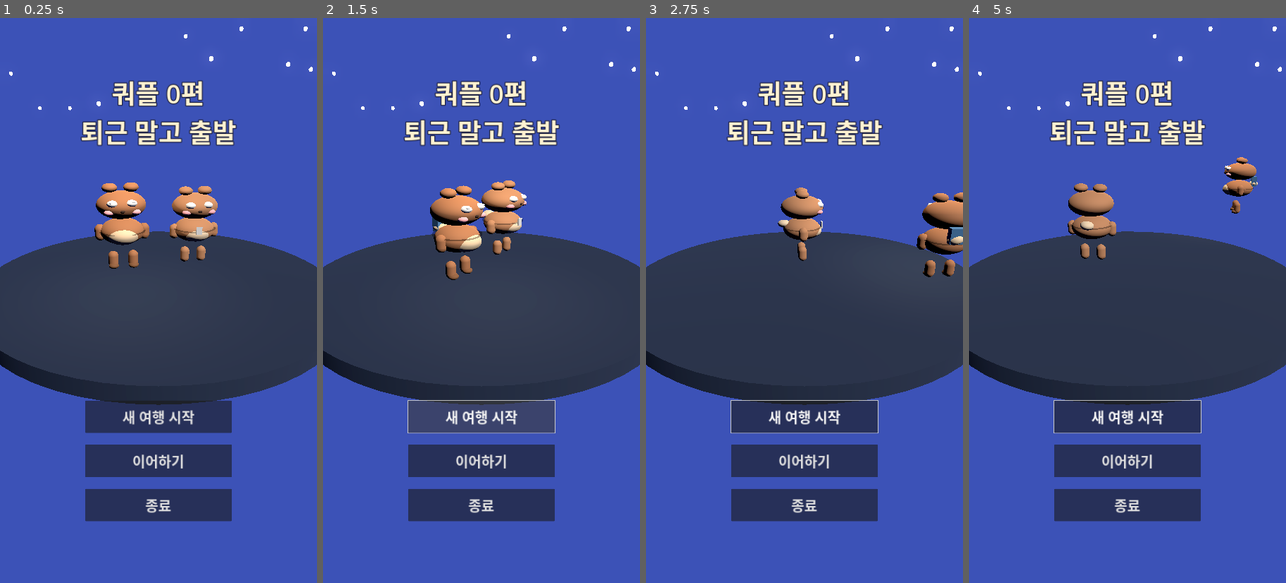
Above: before the commit, frames 1-4 (left to right).
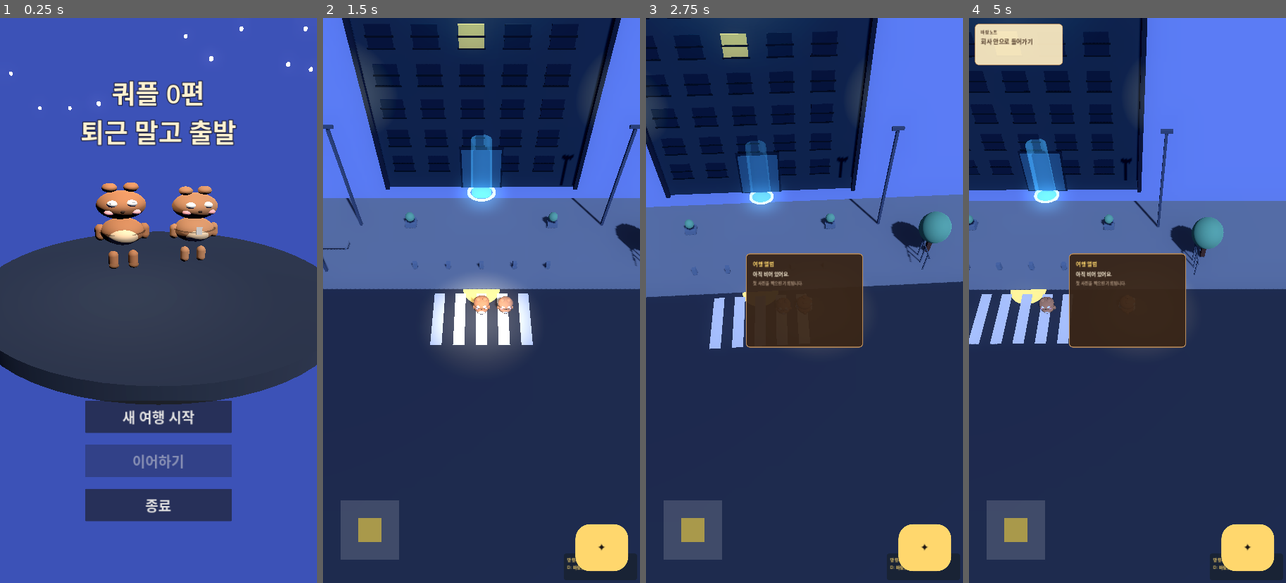
Above: after the commit, the same moments.

Repository: keun4jang/quple-episode-0
Game: Godot game, scene res://scenes/menu/MainMenu3D.tscn
Two runs of this game, one before a commit and one after it. Both use one fixed random seed, a clock stepped at 60 frames per second and the inputs below.
Inputs (mouse positions are in pixels of both pictures, inside the frame that each line leads up to):
- Up to frame 1 (0.25 s): no input
- Up to frame 2 (1.5 s): click "새 여행 시작" at 0.5 s; click (481, 419) at 1.25 s, where only the run before the commit has a clickable "새 여행 시작"
- Up to frame 3 (2.75 s): tap Enter (ui_accept) at 2, 2.27 s; move the mouse to (874, 272) at 2.02 s; hold Right (ui_right) from 2.03 s (still down); hold B (key_album) from 2.03 s (still down); click (874, 272) at 2.17 s
- Up to frame 4 (5 s): release Right (ui_right) at 2.75 s; release B (key_album) at 2.75 s; drag from (1064, 328) to (1111, 413) at 2.77 s; move the mouse to (1159, 176) at 3.52 s; hold Right (ui_right) 3.53-4.25 s; hold D (key_wind_note) 3.53-4.25 s; drag from (1111, 413) to (1032, 215) at 4.27 s

The runs differ from the first frame. In frame 1, 2.6% of the frame differs, in the area x 26-74%, y 75-82%; in frame 2, 78%; in frame 3, 79%; in frame 4, 80%, in the area x 0-100%, y 0-100%.
Error before the commit: Invalid access to property or key 'pressed' on a base object of type 'null instance'. (res://scripts/menu/main_menu_3d.gd:12)

Commit message:
fix: 오디오 파싱에러 수정(Variant 타입 명시), 메뉴 노드경로 수정, 경고-에러 설정 해제 + 메뉴 스크린샷

Diff:
--- a/project.godot
+++ b/project.godot
@@ -17,6 +17,12 @@
 SaveManager="*res://scripts/systems/save_manager.gd"
 SceneTransition="*res://scenes/systems/SceneTransition.tscn"
 AudioManager="*res://scripts/systems/audio_manager.gd"
+
+[debug]
+
+gdscript/warnings/treat_warnings_as_errors=false
+gdscript/warnings/inference_on_variant=0
+gdscript/warnings/untyped_declaration=0
 
 [display]
 
--- a/scripts/menu/main_menu_3d.gd
+++ b/scripts/menu/main_menu_3d.gd
@@ -6,12 +6,11 @@
 
 func _ready() -> void:
     _build_scene()
-    if has_node("UILayer/VBox/ContinueBtn"):
-        var cont = $UILayer/VBox/ContinueBtn
-        cont.disabled = not FileAccess.file_exists("user://save.cfg")
-    $UILayer/VBox/StartBtn.pressed.connect(_on_start)
-    $UILayer/VBox/ContinueBtn.pressed.connect(_on_continue)
-    $UILayer/VBox/QuitBtn.pressed.connect(_on_quit)
+    var cont = $UILayer/Control/VBox/ContinueBtn
+    cont.disabled = not FileAccess.file_exists("user://save.cfg")
+    $UILayer/Control/VBox/StartBtn.pressed.connect(_on_start)
+    cont.pressed.connect(_on_continue)
+    $UILayer/Control/VBox/QuitBtn.pressed.connect(_on_quit)
     if AudioManager:
         AudioManager.play_bgm("menu")
 
--- a/scripts/systems/audio_manager.gd
+++ b/scripts/systems/audio_manager.gd
@@ -39,7 +39,7 @@
             s += sin(TAU * f * t)
         s /= max(1, freqs.size())
         # 엔벨로프 (attack/decay)
-        var env := 1.0
+        var env: float = 1.0
         if t < attack:
             env = t / attack
         elif t > dur - decay:
@@ -65,7 +65,7 @@
         var r := (float(seed_v) / 1073741823.0) - 1.0
         prev = lerp(prev, r, lowpass)  # 간단 저역통과
         var t := float(i) / SR
-        var env := max(0.0, 1.0 - t / dur)
+        var env: float = max(0.0, 1.0 - t / dur)
         var v := int(clamp(prev * env * vol, -1.0, 1.0) * 32767.0)
         data.encode_s16(i * 2, v)
     var st := AudioStreamWAV.new()
Binary file changed: docs/screenshots/BossDoorHallway3D.png
Not shown, added: docs/screenshots/BossDoorHallway3D.png.import
Binary file changed: docs/screenshots/CompanyFront3D.png
Not shown, added: docs/screenshots/CompanyFront3D.png.import
Binary file changed: docs/screenshots/CompanyLobby3D.png
Not shown, added: docs/screenshots/CompanyLobby3D.png.import
Binary file added: docs/screenshots/MainMenu3D.png
Not shown, added: docs/screenshots/MainMenu3D.png.import
Binary file changed: docs/screenshots/Office3D.png
Not shown, added: docs/screenshots/Office3D.png.import
